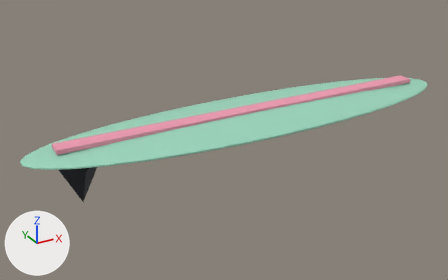
Before and after pictures for a commit that changed the glTF model public/models/surfboard.glb.
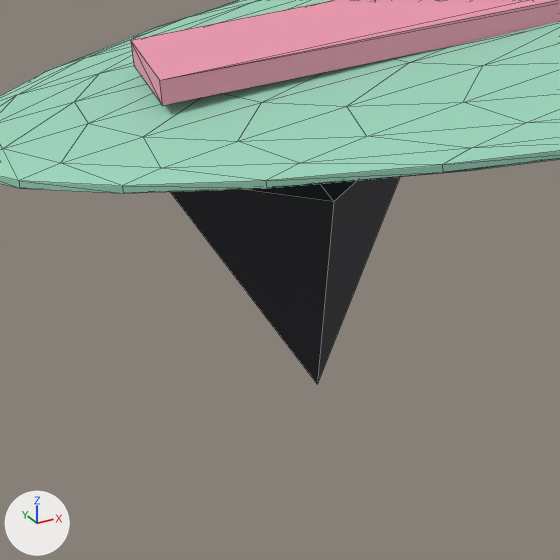
Each version is shown whole from a camera (50 mm lens) standing at (-1.529, -2.462, 1.185) and looking at (-0.139, 0.064, -0.078), then close up on the part from 7% to 28% of the width and 49% to 83% of the height. The lights are fixed; the arrows at lower left show +X, +Y and +Z. The last two pictures show the newer version. The close-ups show mesh edges as thin lines. Where no turn or scale is listed for an object, it has been applied to the vertices. Vertices at exactly the same position are counted once.

Objects in the first close-up: 'surfboard'.
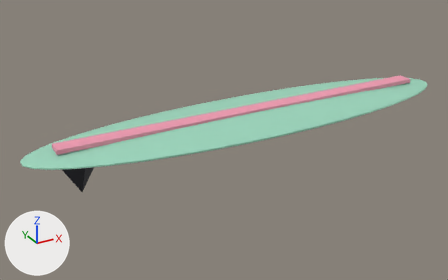
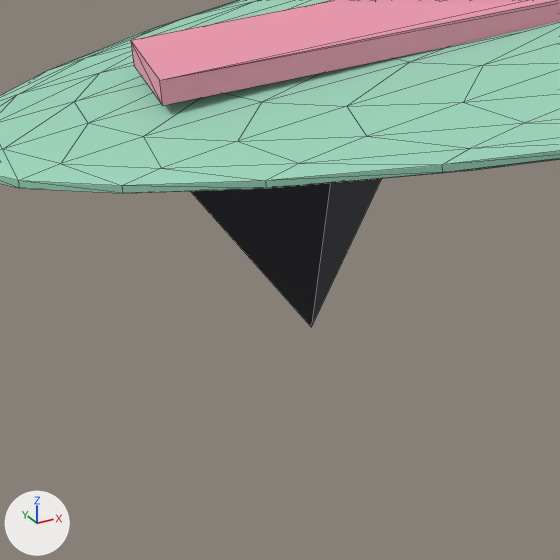
The newer file is also turned or shifted as a whole; pictures and numbers use the older file's frame.

Location of each change, (x1, y1, x2, y2) in pixels of the close-ups (560 x 560 px; the box of a moved part takes in the faces that stretch with it):
'surfboard', reshaped: before (0, 0, 560, 384); after (0, 0, 560, 327)
part 1 of me_surfboard_003, moved or reshaped: before (170, 177, 400, 384); after (190, 178, 382, 327)

Patch to the scene script:
```diff
--- a/public/models/surfboard.glb.py
+++ b/public/models/surfboard.glb.py
@@ me_surfboard_003 @@
 # used by ob_surfboard; location = (0.0, 0.0, -0.0525)
-me_surfboard_003.from_pydata(...)  # 700 vertices, 1388 faces; spans x -1.14..1.14, y -0.27..0.27, z -0.15..0.15
+me_surfboard_003.from_pydata(...)  # 700 vertices, 1388 faces; spans x -1.14..1.14, y -0.27..0.27, z -0.1..0.15
+# me_surfboard_003 part 1: the loose piece of 6 vertices spanning x -1.0..-0.8, y -0.1..0.1, z -0.15..0.05 is scaled about its middle by (1, 1, 0.85), then moved by (0.0, 0.0, 0.03)
+# other edits to the shape of me_surfboard_003 do not show in these pictures
 me_surfboard_003.materials.append(mat_toy)
```
